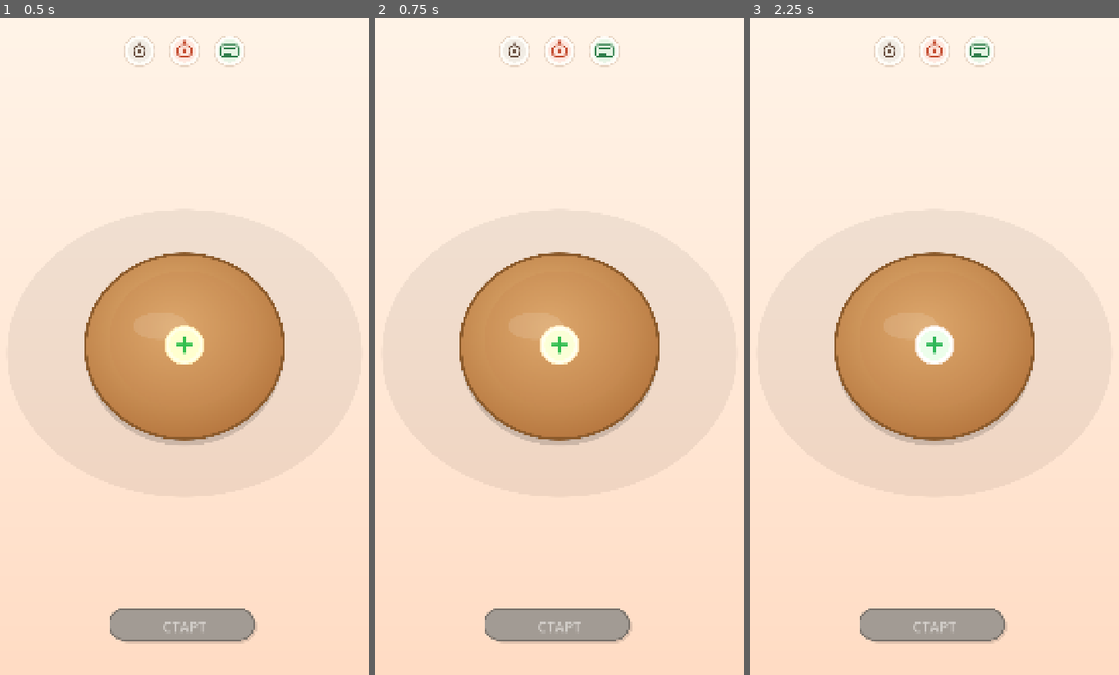
Above: before the commit, frames 1-3 (left to right).
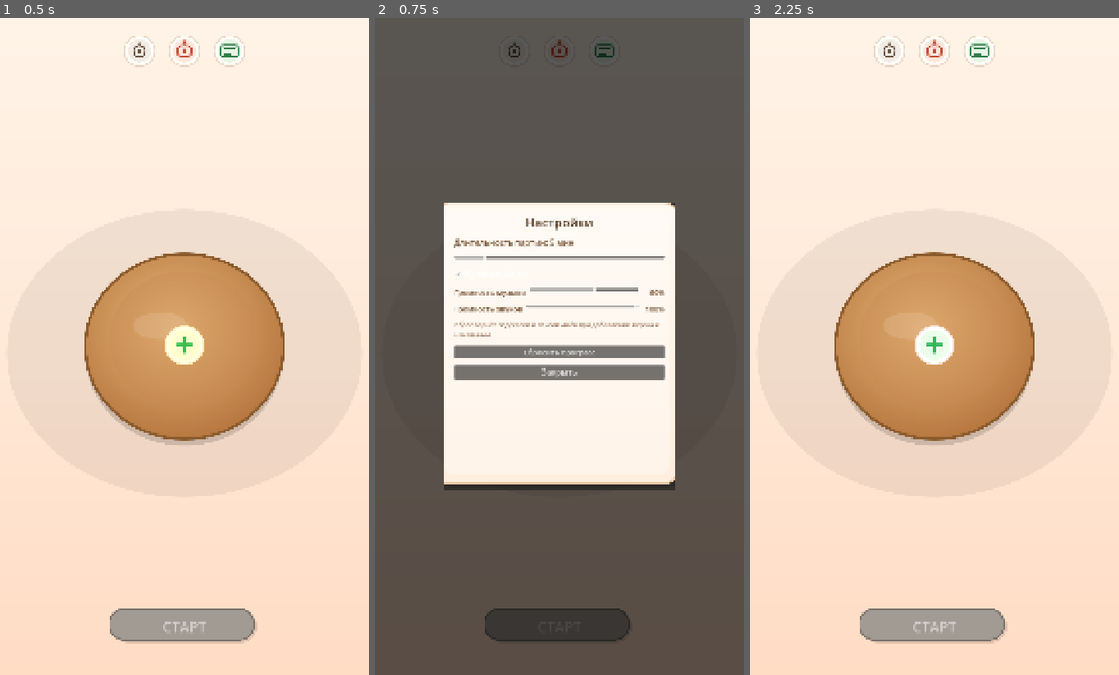
Above: after the commit, the same moments.

Repository: GGamezebo/GodBomb
Game: Godot game, scene res://main.tscn
Same seed, same stepped clock (60 frames per second), same inputs: the game is played once before the commit and once after it.
Inputs (mouse positions are in pixels of both pictures, inside the frame that each line leads up to):
- Up to frame 1 (0.5 s): no input
- Up to frame 2 (0.75 s): click (515, 50) at 0.5 s
- Up to frame 3 (2.25 s): click (978, 50) at 1.25 s; click (934, 372) at 2 s, where only the run after the commit has a clickable "Закрыть"

Frame 1 is identical in both runs. In frame 2, 98% of the frame differs, in the area x 0-100%, y 0-100%; in frame 3, nothing differs.

Commit message:
fix buttons

Diff:
--- a/src/contexts/menu_context/menu_context.tscn
+++ b/src/contexts/menu_context/menu_context.tscn
@@ -122,7 +122,6 @@
 
 [node name="ModalLayer" type="CanvasLayer" parent="." unique_id=1308098573]
 layer = 30
-visible = false
 
 [node name="SettingsWindow" parent="ModalLayer" unique_id=1666640120 instance=ExtResource("10")]
 
--- a/src/features/menu/rules_window.gd
+++ b/src/features/menu/rules_window.gd
@@ -30,14 +30,17 @@
 		rules_text.text = RULES_TEXT
 	if close_button:
 		close_button.pressed.connect(close)
+	call_deferred("_update_modal_layer_visibility")
 
 
 func open() -> void:
 	visible = true
+	_show_modal_layer()
 
 
 func close() -> void:
 	visible = false
+	_update_modal_layer_visibility()
 
 
 func _input(event: InputEvent) -> void:
@@ -46,3 +49,19 @@
 	if event.is_action_pressed("ui_cancel"):
 		close()
 		get_viewport().set_input_as_handled()
+
+
+func _show_modal_layer() -> void:
+	if get_parent() is CanvasLayer:
+		(get_parent() as CanvasLayer).visible = true
+
+
+func _update_modal_layer_visibility() -> void:
+	var layer := get_parent() as CanvasLayer
+	if not layer:
+		return
+	for child in layer.get_children():
+		if child is Control and child.visible:
+			layer.visible = true
+			return
+	layer.visible = false
--- a/src/features/menu/settings_window.gd
+++ b/src/features/menu/settings_window.gd
@@ -32,6 +32,7 @@
 		reset_button.pressed.connect(_on_reset_pressed)
 	if close_button:
 		close_button.pressed.connect(close)
+	call_deferred("_update_modal_layer_visibility")
 
 
 func open() -> void:
@@ -42,10 +43,12 @@
 	if account and not account.changed.is_connected(_sync_from_account):
 		account.changed.connect(_sync_from_account)
 	visible = true
+	_show_modal_layer()
 
 
 func close() -> void:
 	visible = false
+	_update_modal_layer_visibility()
 
 
 func _input(event: InputEvent) -> void:
@@ -152,3 +155,19 @@
 		controller = get_tree().get_first_node_in_group(PersistentDataController.PERSISTENCE_GROUP)
 	if controller and controller.has_method("save_account"):
 		controller.save_account()
+
+
+func _show_modal_layer() -> void:
+	if get_parent() is CanvasLayer:
+		(get_parent() as CanvasLayer).visible = true
+
+
+func _update_modal_layer_visibility() -> void:
+	var layer := get_parent() as CanvasLayer
+	if not layer:
+		return
+	for child in layer.get_children():
+		if child is Control and child.visible:
+			layer.visible = true
+			return
+	layer.visible = false
